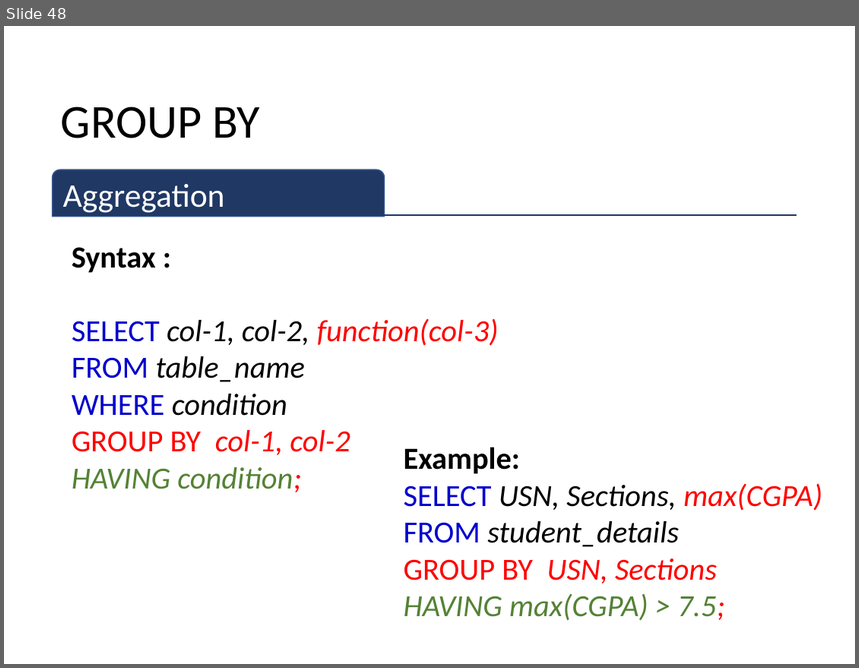
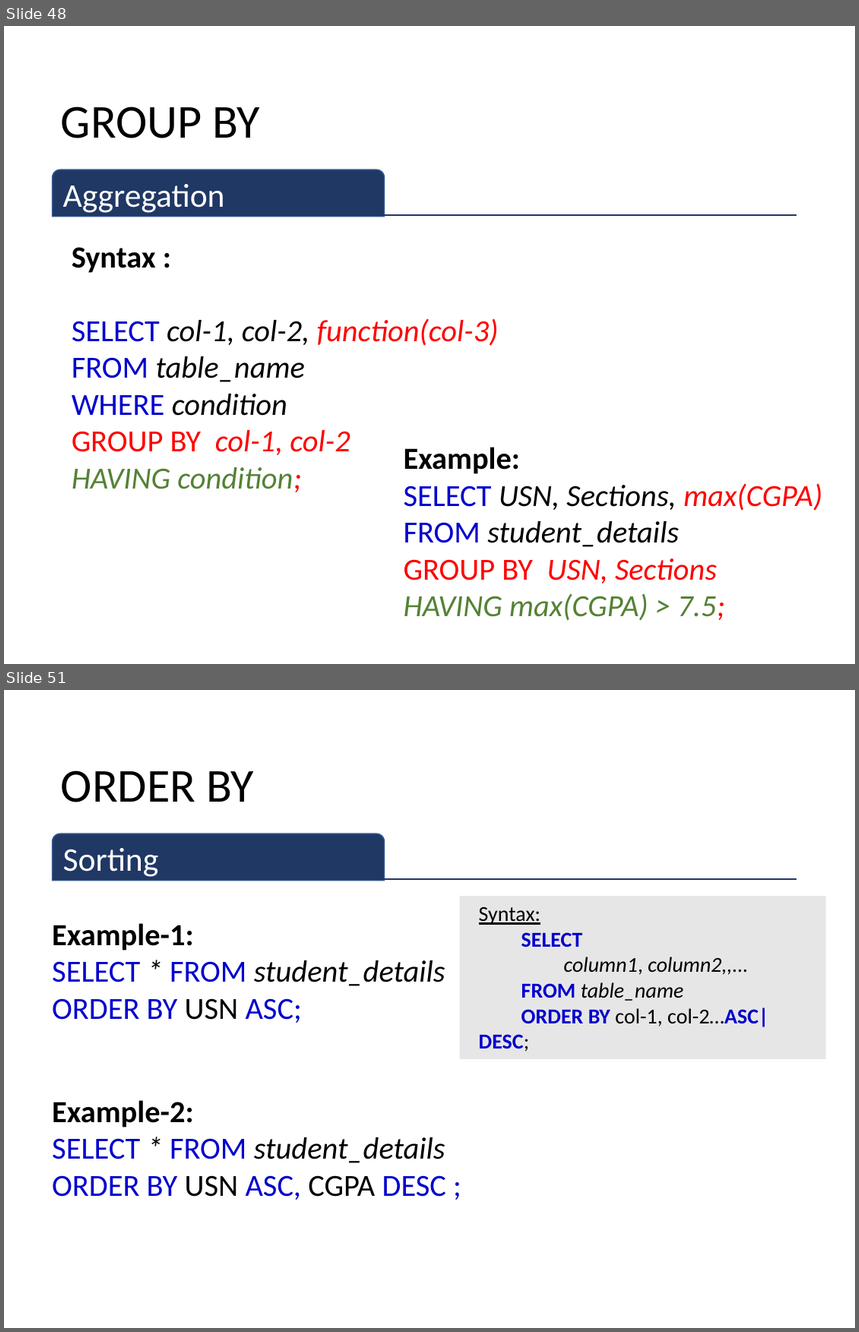
Before and after one commit to sitmbadept/sitmbadept.github.io, a slide deck: 2023/UNIT_2/WIP/UNIT-2-PART-1.pptx. Shown one above the other, each under a label of ours: slide 48 before the commit, slides 48 and 51 after it; the slides between them are not shown. The pictures are 859x668 and 859x1332 pixels, drawn with LibreOffice and Linux fonts; fonts in the diff are those of the drawing. Boxes give left, top, right and bottom in pixels: in the first picture for what was removed or moved away, otherwise in the second. Text is boxed around its words. In the diff, an @@ line names an element or a change of style, - is before the commit and + after.

```diff
--- a/2023/UNIT_2/WIP/UNIT-2-PART-1.pptx
+++ b/2023/UNIT_2/WIP/UNIT-2-PART-1.pptx
@@ slide 51 added at bbox=[4, 690, 855, 1328], background #FFFFFF @@
@@ title added at bbox=[61, 771, 253, 802], 40 pt, text #000000 @@
+ORDER BY
@@ round same rect added at bbox=[53, 834, 385, 881], fill #203864, outline #325491 1 pt, 28 pt, text #FFFFFF @@
+Sorting
@@ line added from (53, 880) to (797, 880), #203864 1.5 pt @@
@@ rectangle added at bbox=[459, 896, 826, 1059], fill #E7E6E6, 18 pt, text #000000 @@
+Syntax:
+SELECT
+column1, column2,,...
+FROM table_name
+ORDER BY col-1, col-2…ASC|DESC;
@@ text added at bbox=[52, 923, 446, 1023], 26 pt, text #000000 @@
+Example-1:
+SELECT * FROM student_details
+ORDER BY USN ASC;
@@ text added at bbox=[52, 1100, 446, 1200], 26 pt, text #000000 @@
+Example-2:
+SELECT * FROM student_details
+ORDER BY USN ASC, CGPA DESC ;
```
Also in this commit, not shown: 4 other slides added, 1 other file.
